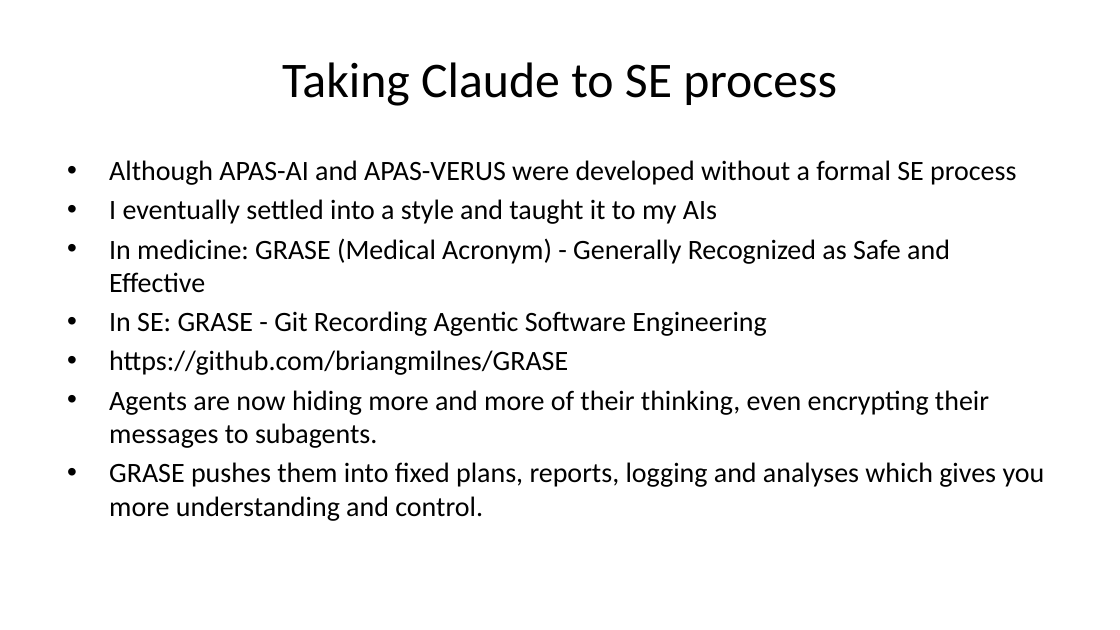
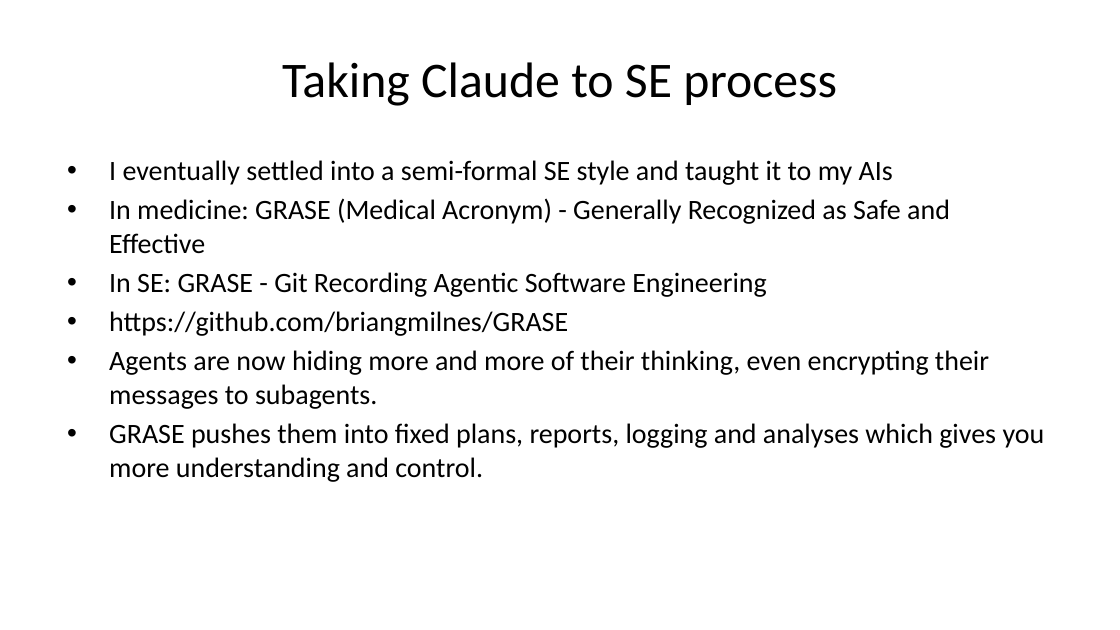
Before and after one commit to briangmilnes/APAS-VERUS, a slide deck: slide 40 of lectures/slidesTOPOS.pptx. Drawn at 1120x630 pixels with LibreOffice and Linux fonts; fonts in the diff are those of the drawing. Boxes give left, top, right and bottom in pixels: in the first picture for what was removed or moved away, otherwise in the second. Text is boxed around its words. In the diff, an @@ line names an element or a change of style, - is before the commit and + after.

```diff
--- a/lectures/slidesTOPOS.pptx
+++ b/lectures/slidesTOPOS.pptx
@@ text at bbox=[109, 160, 893, 185]: text changed @@
-• Although APAS-AI and APAS-VERUS were developed without a formal SE process
-• I eventually settled into a style and taught it to my AIs
+• I eventually settled into a semi-formal SE style and taught it to my AIs
```
Also in this commit, not shown: 16 other slides changed, 6 other files.
